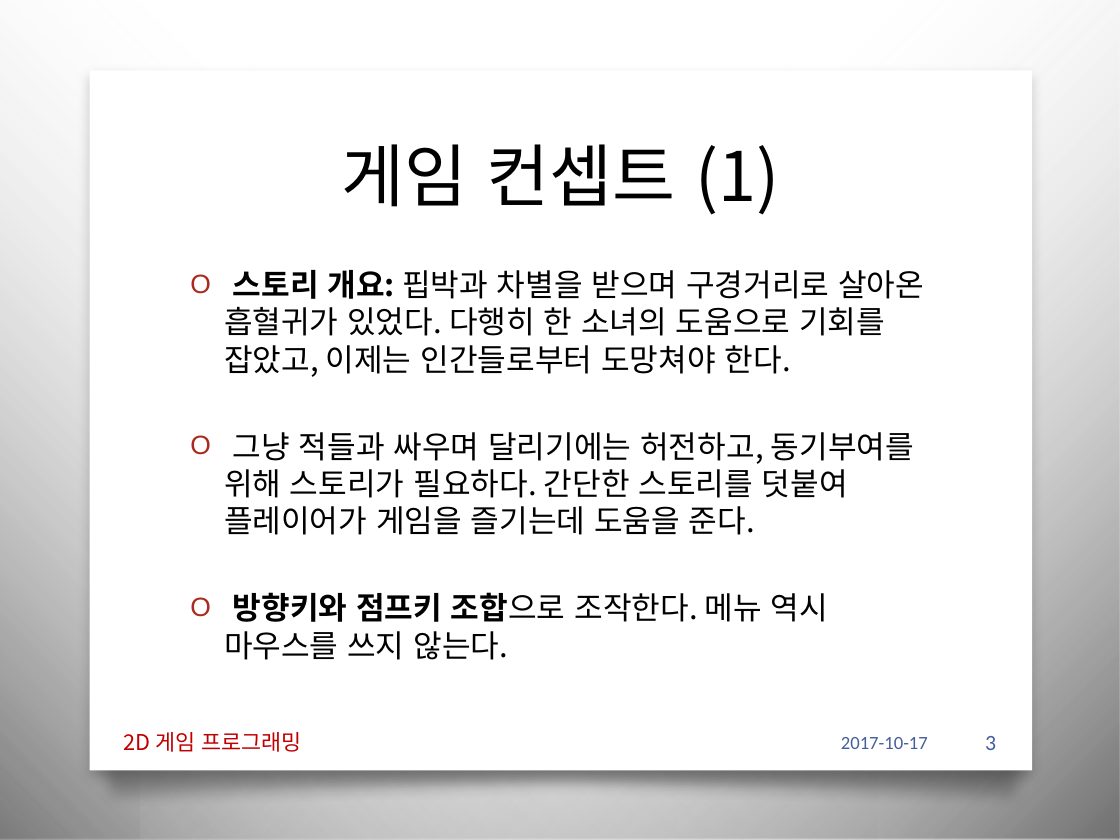
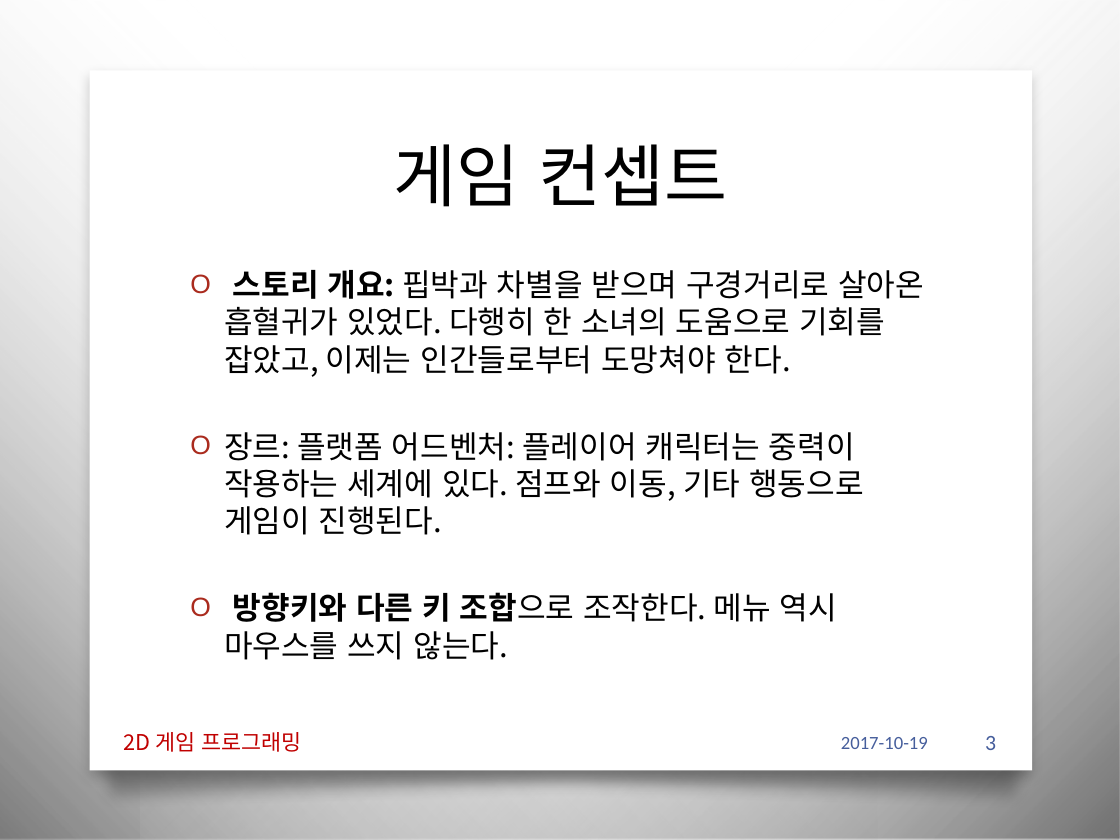
Before and after one commit to iconstudio/2017-Platformer, a slide deck: slide 3 of slides/2016180042_진윤성_2DGP_1차발표.pptx. Drawn at 1120x840 pixels with LibreOffice and Linux fonts; fonts in the diff are those of the drawing; background and template pictures are left out. Boxes give left, top, right and bottom in pixels: in the first picture for what was removed or moved away, otherwise in the second. Text is boxed around its words. In the diff, an @@ line names an element or a change of style, - is before the commit and + after.

```diff
--- a/slides/2016180042_진윤성_2DGP_1차발표.pptx
+++ b/slides/2016180042_진윤성_2DGP_1차발표.pptx
@@ title at [394,144,728,207]: text changed @@
-게임 컨셉트 (1)
+게임 컨셉트
@@ text at [224,432,864,660]: text changed @@
-O 그냥 적들과 싸우며 달리기에는 허전하고, 동기부여를 위해 스토리가 필요하다. 간단한 스토리를 덧붙여 플레이어가 게임을 즐기는데 도움을 준다.
-O 방향키와 점프키 조합으로 조작한다. 메뉴 역시 마우스를 쓰지 않는다.
+O 장르: 플랫폼 어드벤처: 플레이어 캐릭터는 중력이 작용하는 세계에 있다. 점프와 이동, 기타 행동으로 게임이 진행된다.
+O 방향키와 다른 키 조합으로 조작한다. 메뉴 역시 마우스를 쓰지 않는다.
@@ text at [841,737,928,749]: text changed @@
-2017-10-17
+2017-10-19
```
Also in this commit, not shown: 10 other slides changed, 2 slides added, 4 slides removed, 1 other file.
